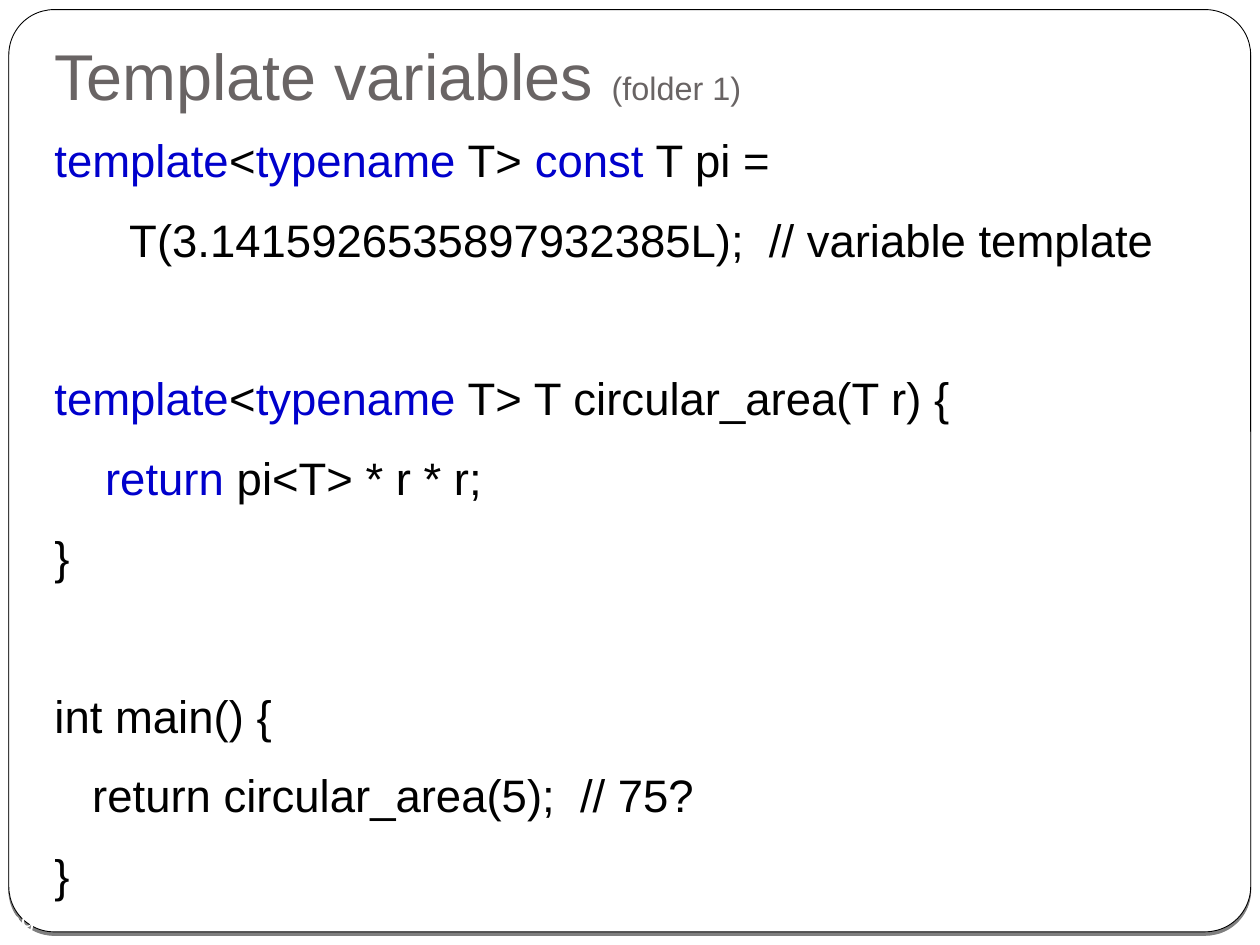
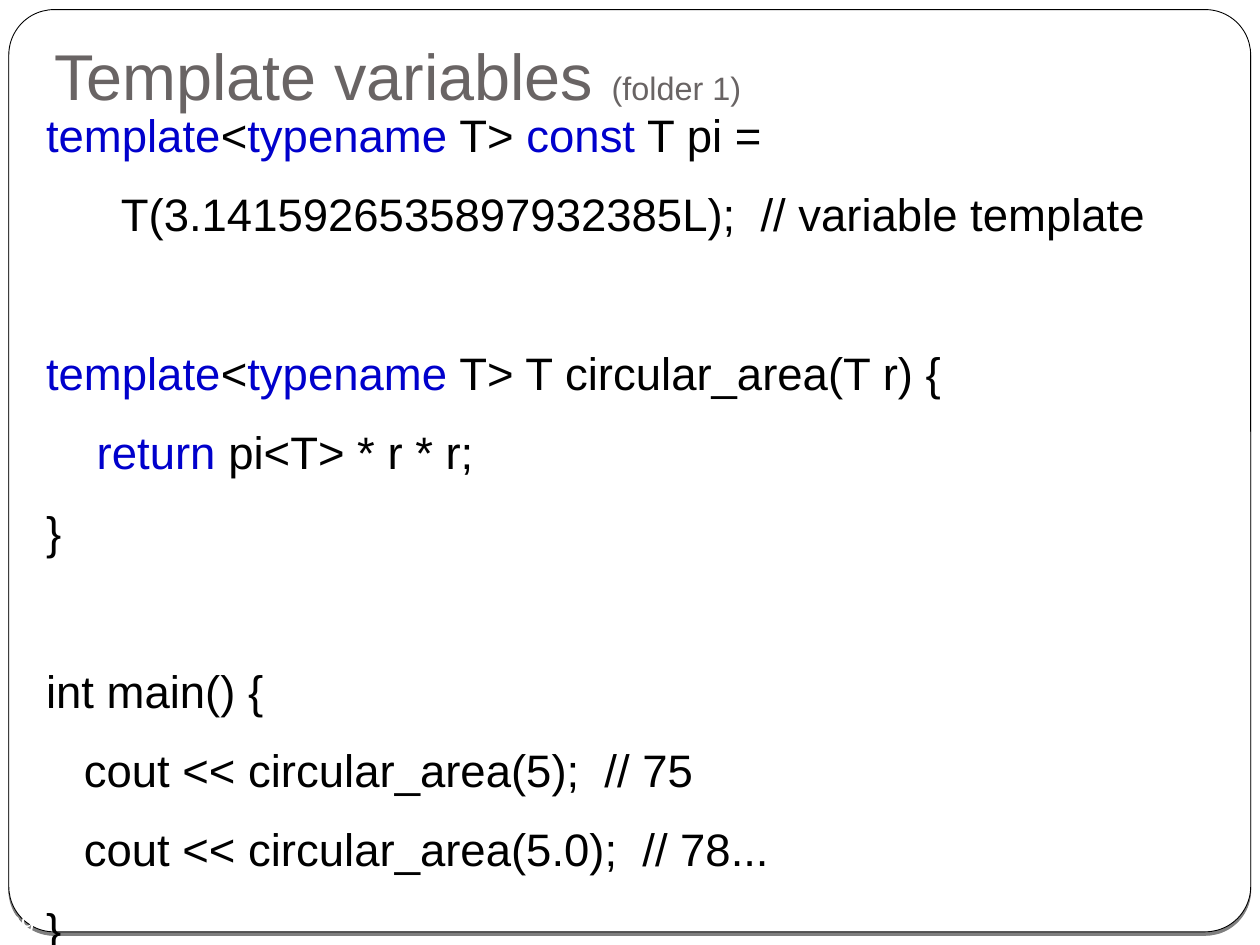
Before and after one commit to cpp-at-ariel/cpp-5781, a slide deck: slide 29 of 08-templates-iterators/slides-1-function-templates.odp. Drawn at 1260x945 pixels with LibreOffice and Linux fonts; fonts in the diff are those of the drawing. Boxes give left, top, right and bottom in pixels: in the first picture for what was removed or moved away, otherwise in the second. Text is boxed around its words. In the diff, an @@ line names an element or a change of style, - is before the commit and + after.

```diff
--- a/08-templates-iterators/slides-1-function-templates.odp
+++ b/08-templates-iterators/slides-1-function-templates.odp
@@ text "template<typename T> const T pi ...": place and size @@
-text "template<typename T> const T pi ..." at <box>54,144,1153,821</box>
+text "template<typename T> const T pi ..." at <box>46,119,1144,876</box>
@@ text at <box>84,754,768,876</box>: text changed @@
-return circular_area(5); // 75?
+cout << circular_area(5); // 75
+cout << circular_area(5.0); // 78...
```
Also in this commit, not shown: 1 other file.
